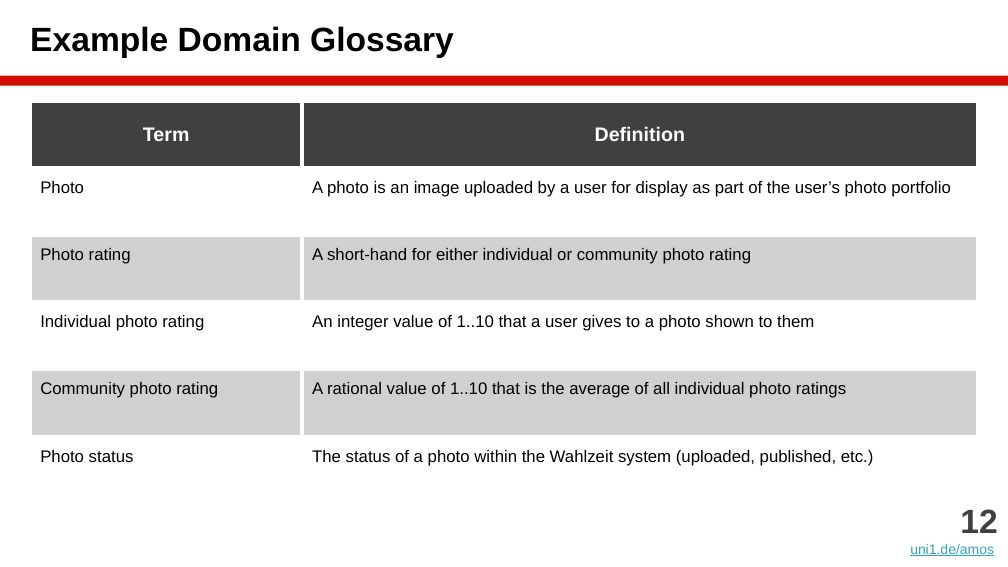
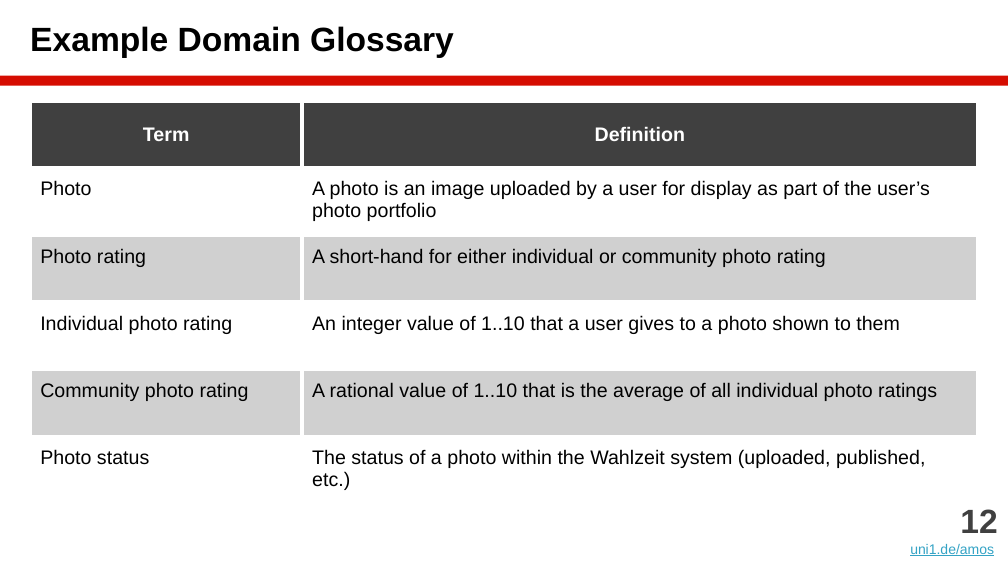
Before and after one commit to dirkriehle/amos-course, a slide deck: slide 12 of Lecture slides/AMOS B04 - Agile Planning.pptx. Drawn at 1008x567 pixels with LibreOffice and Linux fonts; fonts in the diff are those of the drawing. Boxes give left, top, right and bottom in pixels: in the first picture for what was removed or moved away, otherwise in the second. Text is boxed around its words. In the diff, an @@ line names an element or a change of style, - is before the commit and + after.

```diff
--- a/Lecture slides/AMOS B04 - Agile Planning.pptx
+++ b/Lecture slides/AMOS B04 - Agile Planning.pptx
@@ table at (30,101,978,494) @@
@@ size 12 to 14 pt @@
```
Also in this commit, not shown: 3 other slides changed, 2 slides added, 12 other files.
